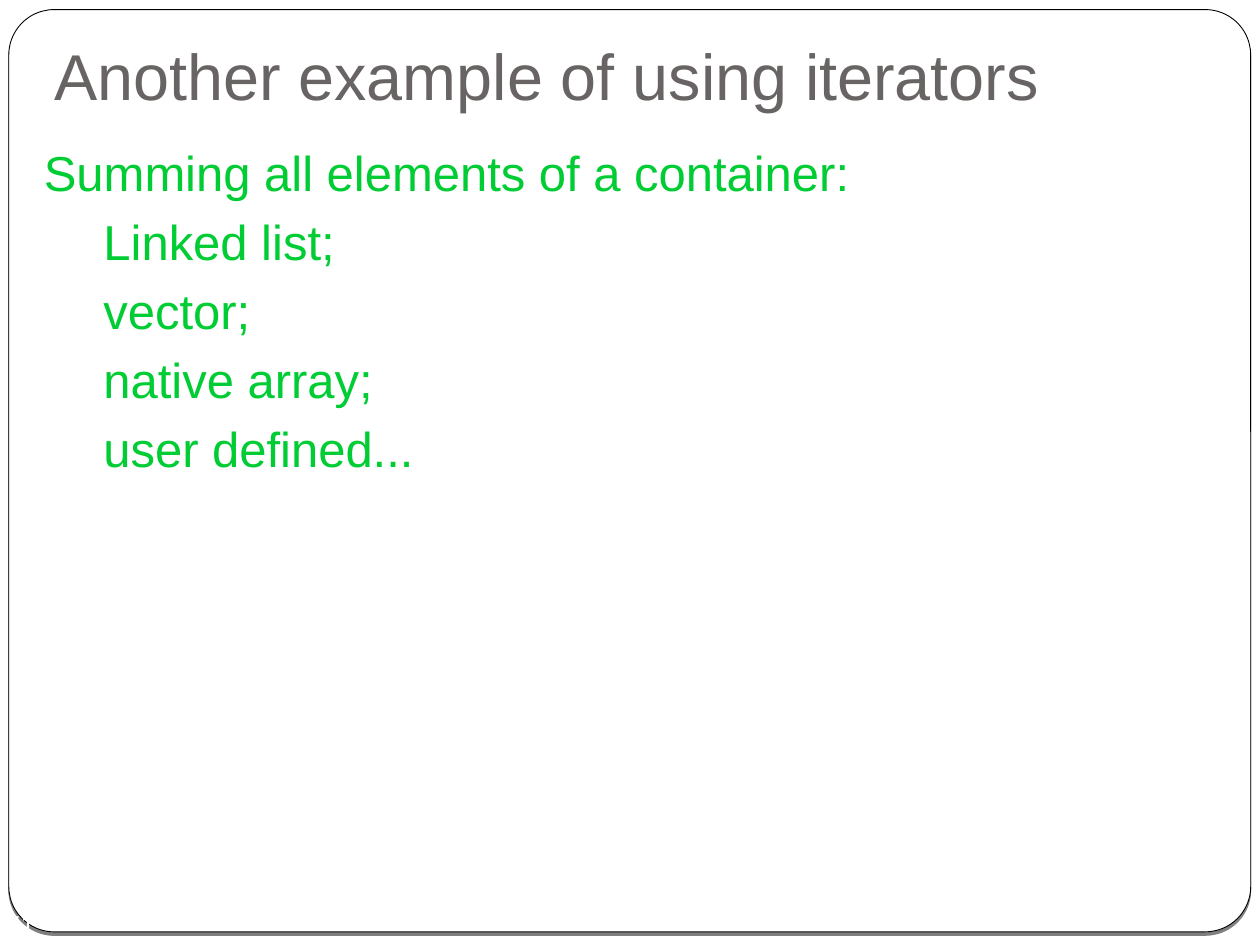
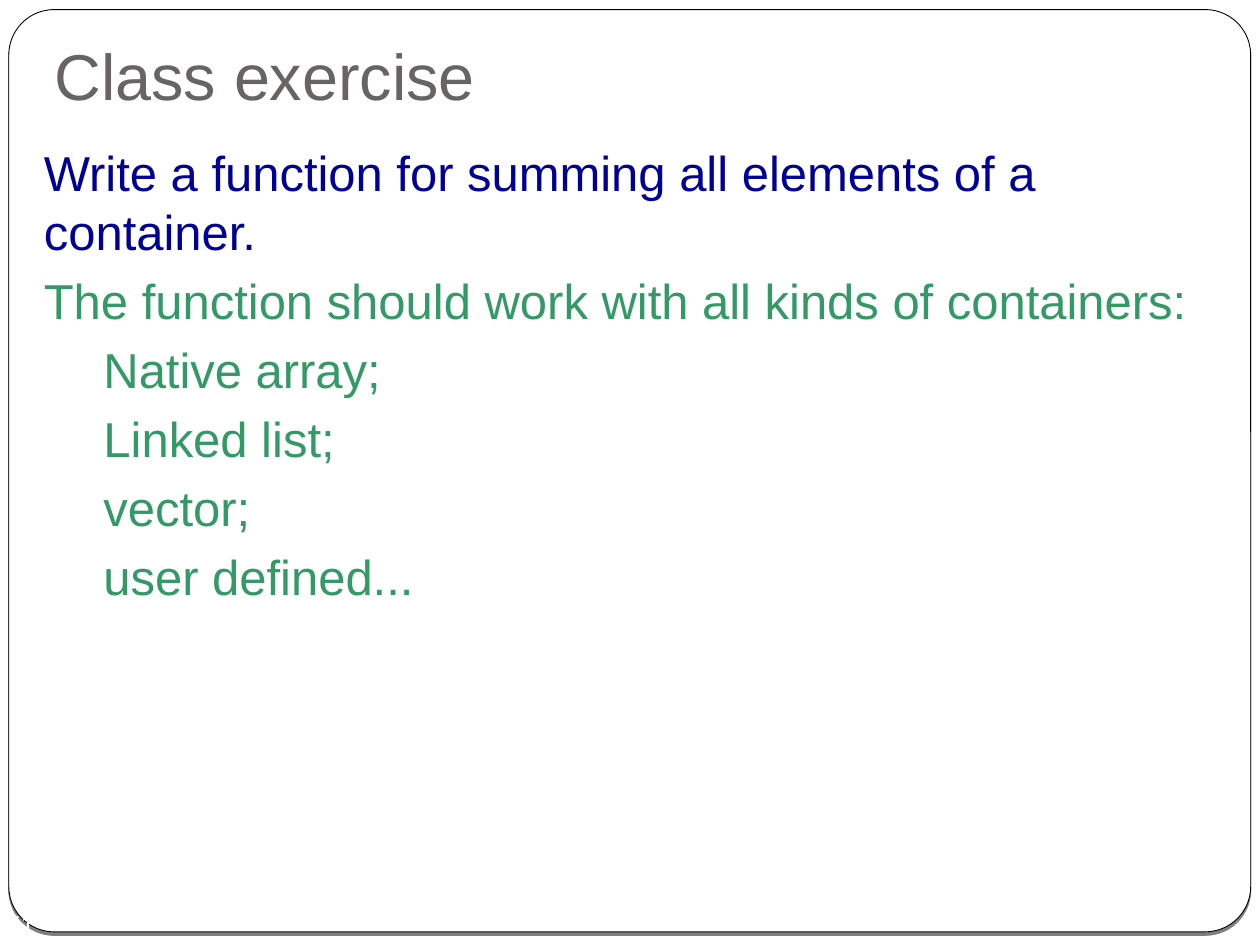
Before and after one commit to cpp-at-ariel/cpp-5779, a slide deck: slide 51 of 08-templates-iterators/slides.odp. Drawn at 1260x945 pixels with LibreOffice and Linux fonts; fonts in the diff are those of the drawing. Boxes give left, top, right and bottom in pixels: in the first picture for what was removed or moved away, otherwise in the second. Text is boxed around its words. In the diff, an @@ line names an element or a change of style, - is before the commit and + after.

```diff
--- a/08-templates-iterators/slides.odp
+++ b/08-templates-iterators/slides.odp
@@ title at [54,53,475,101]: text changed @@
-Another example of using iterators
+Class exercise
@@ text at [44,155,1186,398]: text changed; text colour #00CC33 to #339966 @@
-Summing all elements of a container:
+Write a function for summing all elements of a container.
+The function should work with all kinds of containers:
+● Native array;
@@ text at [103,362,373,408]: paragraph removed @@
-● native array;
@@ text at [103,421,413,596]: text colour #00CC33 to #339966 in "Linked list;", "vector;", "user defined..." @@
```
Also in this commit, not shown: 6 other slides changed, 1 slide added, 1 slide removed, 7 other files.
